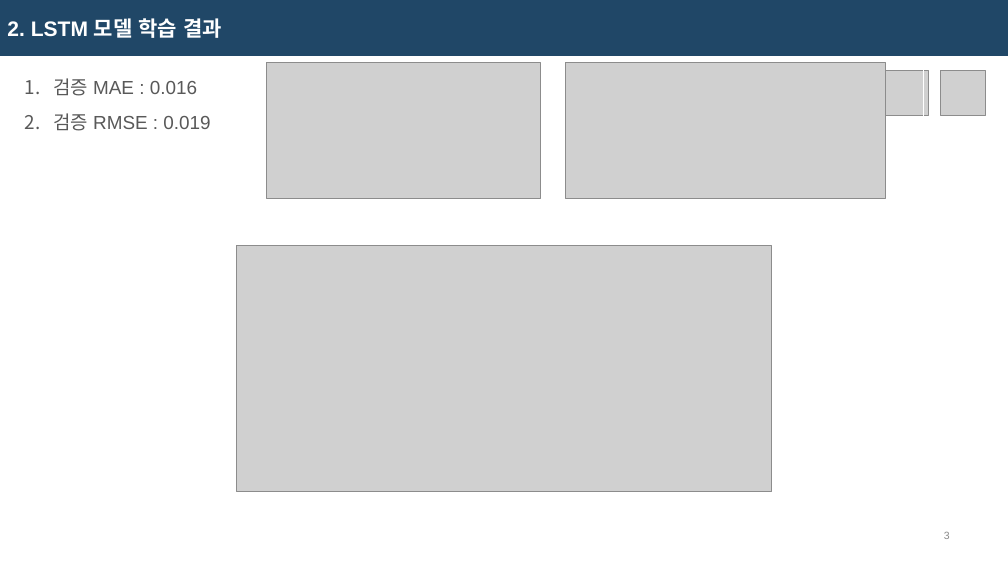
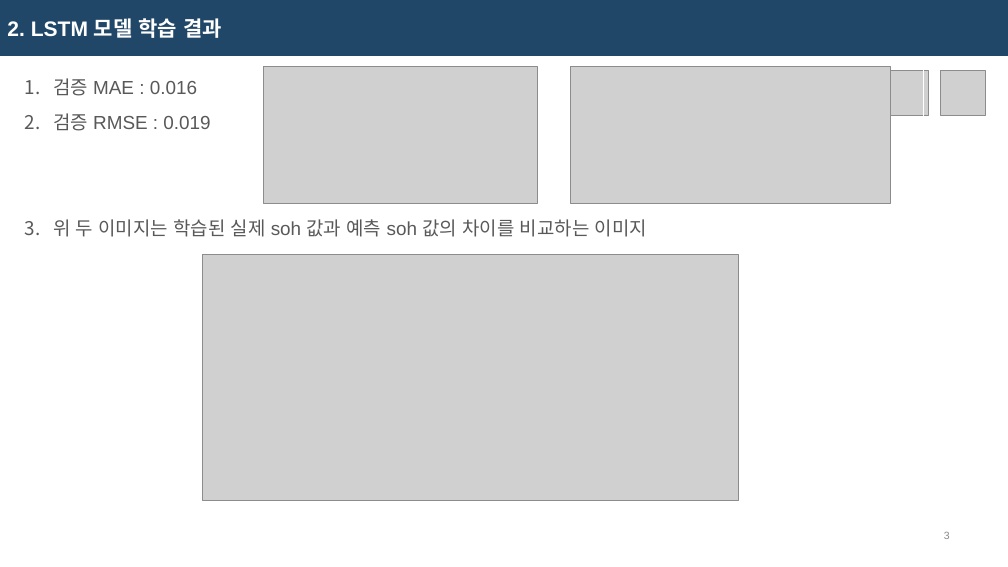
Before and after one commit to dae-hany/Battery_ESS_Projet, a slide deck: slide 7 of ppt/251112_최대한.pptx (slide 8 before the commit). Drawn at 1008x567 pixels with LibreOffice and Linux fonts; fonts in the diff are those of the drawing; grey boxes stand for pictures. Boxes give left, top, right and bottom in pixels: in the first picture for what was removed or moved away, otherwise in the second. Text is boxed around its words. In the diff, an @@ line names an element or a change of style, - is before the commit and + after.

```diff
--- a/ppt/251112_최대한.pptx
+++ b/ppt/251112_최대한.pptx
@@ picture: place and size @@
-picture at (267, 62, 541, 198)
+picture at (264, 67, 538, 203)
@@ picture: place and size @@
-picture at (566, 62, 886, 198)
+picture at (570, 67, 891, 203)
@@ text in rectangle at (53, 219, 647, 237): paragraph added @@
+3. 위 두 이미지는 학습된 실제 soh 값과 예측 soh 값의 차이를 비교하는 이미지
@@ picture: place and size @@
-picture at (237, 246, 772, 492)
+picture at (203, 254, 738, 500)
```
Also in this commit, not shown: 1 slide removed.
